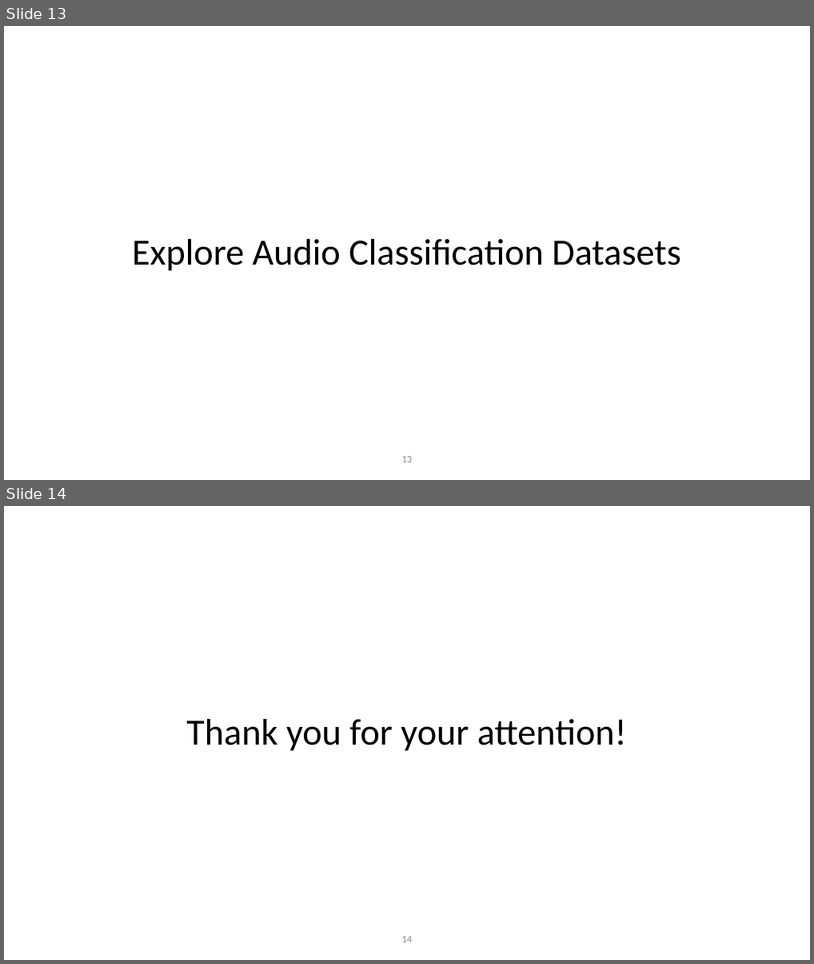
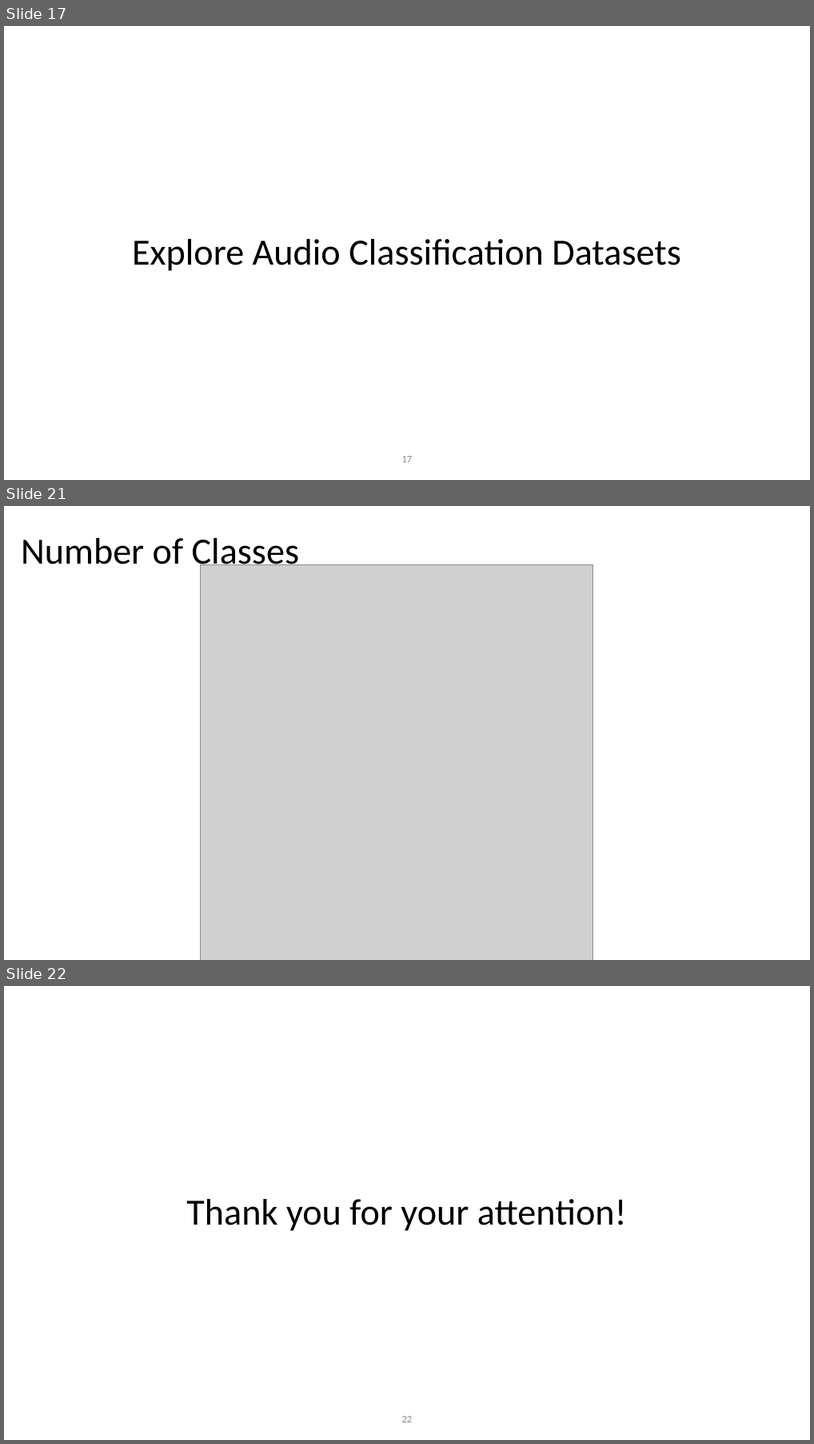
Before and after one commit to lookinALX/Data_Science_and_Co_TU_Wien, a slide deck: BA/datasets_survey_presentation.pptx. Shown one above the other, each under a label of ours: slides 13 and 14 before the commit, slides 17, 21 and 22 after it; the slides between them are not shown. The pictures are 814x964 and 814x1444 pixels, drawn with LibreOffice and Linux fonts; fonts in the diff are those of the drawing; grey boxes stand for pictures; background and template pictures are left out. Boxes give left, top, right and bottom in pixels: in the first picture for what was removed or moved away, otherwise in the second. Text is boxed around its words. In the diff, an @@ line names an element or a change of style, - is before the commit and + after.

```diff
--- a/BA/datasets_survey_presentation.pptx
+++ b/BA/datasets_survey_presentation.pptx
@@ slide 21 added at [4, 506, 810, 960], background picture (left out) @@
@@ title added at [21, 538, 299, 572], 44 pt, text #000000 @@
+Number of Classes
@@ picture added at [201, 564, 594, 960] @@
@@ what was slide 13 is now slide 17 @@
@@ page number at [402, 456, 413, 462]: text changed @@
-13
+17
@@ what was slide 14 is now slide 22 @@
@@ page number at [402, 1416, 413, 1422]: text changed @@
-14
+22
```
Also in this commit, not shown: 2 slides changed, 7 other slides added, 1 other file.
